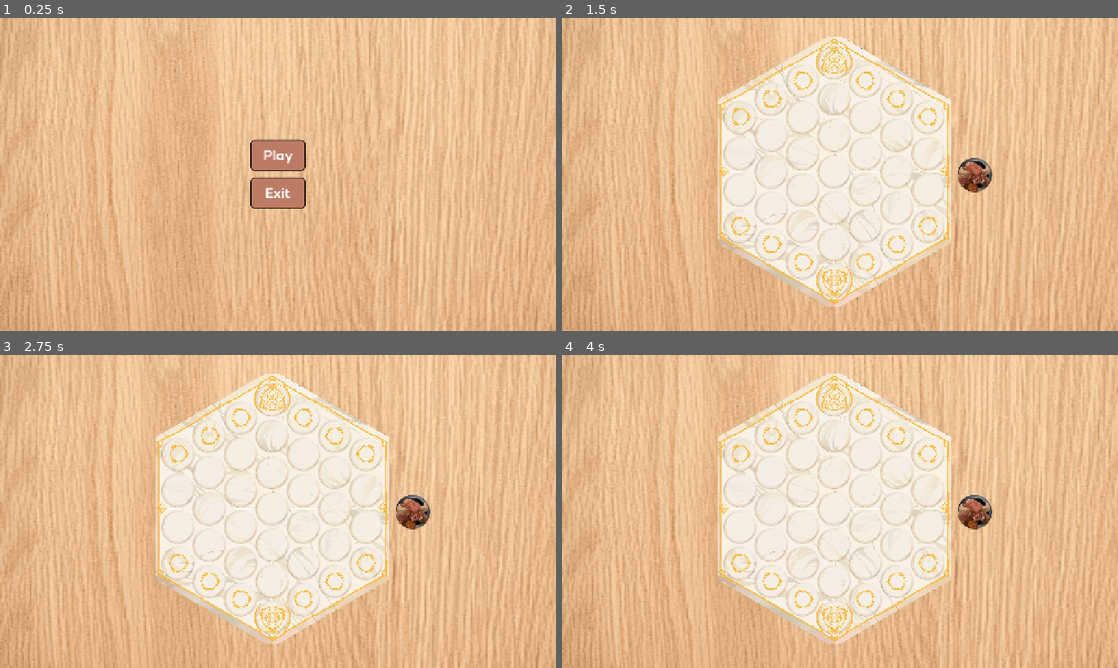
Above: before the commit, frames 1-4 (two rows, left to right).
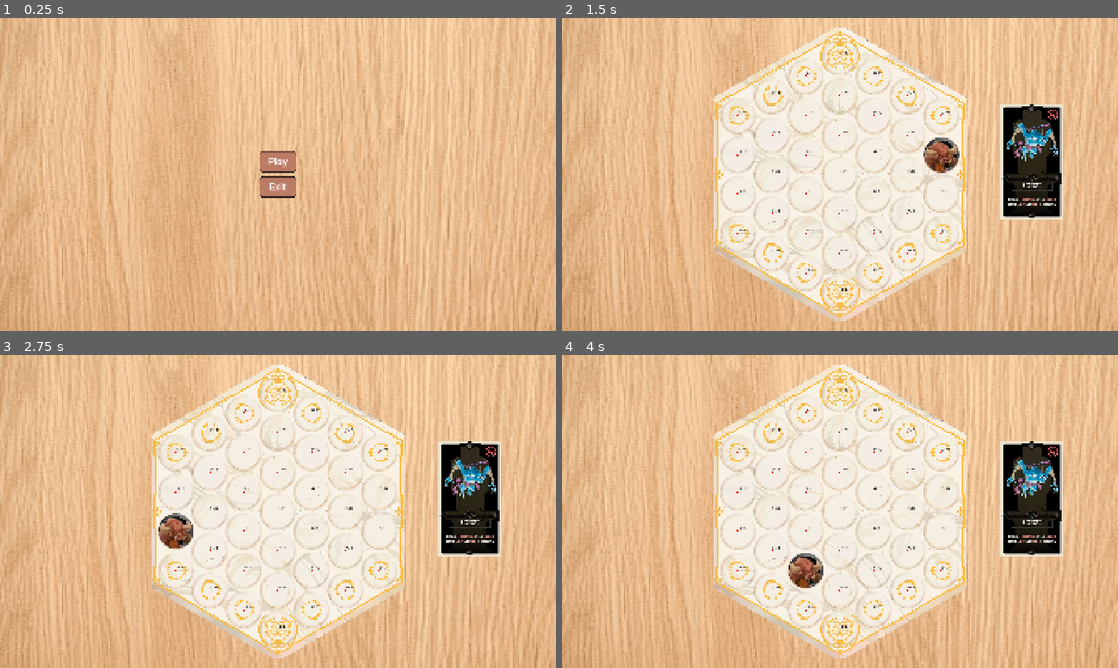
Above: after the commit, the same moments.

Repository: jecongg/proyek-ai
Game: Godot game, scene res://MainMenu.tscn
The game is run twice, just before and just after one commit, with the same random seed, the same clock (stepped at 60 frames per second) and the same inputs.
Inputs (mouse positions are in pixels of both pictures, inside the frame that each line leads up to):
- Up to frame 1 (0.25 s): no input
- Up to frame 2 (1.5 s): click "Play" at 0.5 s; tap Enter at 1.25 s; move the mouse to (962, 158) at 1.27 s; click (962, 158) at 1.42 s
- Up to frame 3 (2.75 s): tap Space at 2 s; move the mouse to (166, 527) at 2.02 s; click (166, 527) at 2.17 s
- Up to frame 4 (4 s): tap Enter at 2.75 s; move the mouse to (895, 442) at 2.77 s; click (895, 442) at 2.92 s; tap Space at 3.5 s; move the mouse to (812, 574) at 3.52 s; click (812, 574) at 3.67 s

The runs differ from the first frame. In frame 1, 1.9% of the frame differs, in the area x 0-99%, y 0-100%; in frame 2, 20%; in frame 3, 20%, in the area x 0-100%, y 0-100%; in frame 4, 20%.

Commit message:
Add grid manager layout and click event

Diff:
--- /dev/null
+++ b/GridManager.gd
@@ -0,0 +1,112 @@
+extends Node2D
+
+# --- KONFIGURASI ---
+# Angka Kalibrasi Final Kamu
+@export var hex_size : float = 268.5
+@export var y_stretch : float = 268.5
+@export var grid_offset : Vector2 = Vector2(-2, -1)
+
+# --- DATA GRID ---
+# Dictionary untuk menyimpan tile yang valid
+# Key: Vector2i(q, r) -> Koordinat
+# Value: null (atau nanti bisa diisi data Unit)
+var valid_tiles = {}
+
+# Reference Unit (Testing)
+@export var test_unit : Sprite2D
+
+func _ready():
+	setup_board_map()
+	queue_redraw()
+
+# --- FUNGSI 1: MENDAFTARKAN TILE VALID ---
+func setup_board_map():
+	valid_tiles.clear()
+
+	# --- SISI KANAN (Tetap) ---
+	add_column(3, -6, -3)
+	add_column(2, -5, -1)
+	add_column(1, -4, 1)
+	add_column(0, -3, 3) # Tengah
+
+	# --- SISI KIRI (DIREVISI) ---
+
+	# Kolom -1:
+	# Tadi mulai dari -2 (salah), sekarang mulai dari -1 (benar)
+	# Range: (-1, -1) sampai (-1, 4)
+	add_column(-1, -1, 4)
+
+	# Kolom -2:
+	# Tadi mulai dari 0 (salah), sekarang mulai dari 1 (benar)
+	# Range: (-2, 1) sampai (-2, 5)
+	add_column(-2, 1, 5)
+
+	# Kolom -3 (Tetap)
+	add_column(-3, 3, 6)
+
+	print("Total Tile Valid: ", valid_tiles.size())
+
+# Helper function biar nulisnya pendek
+func add_column(q, r_start, r_end):
+	for r in range(r_start, r_end + 1): # +1 biar angka terakhir masuk
+		valid_tiles[Vector2i(q, r)] = true
+
+# --- FUNGSI 2: GAMBAR VISUAL ---
+func _draw():
+	# Sekarang kita HANYA menggambar jika koordinat ada di dalam 'valid_tiles'
+	# Loop manual range besar (untuk scanning), atau loop dictionary-nya langsung.
+
+	# Cara Efisien: Loop langsung isi dictionary valid_tiles
+	for hex in valid_tiles.keys():
+		var pixel_pos = hex_to_pixel(hex)
+
+		# Gambar Titik Merah (Visualisasi Tile Valid)
+		draw_circle(pixel_pos, 5, Color.RED)
+
+		# Gambar Koordinat (Opsional, matikan kalau sudah hafal)
+		draw_string(ThemeDB.fallback_font, pixel_pos + Vector2(0, -15), str(hex), HORIZONTAL_ALIGNMENT_CENTER, -1, 20, Color.BLACK)
+
+# --- FUNGSI 3: INTERAKSI ---
+func _unhandled_input(event):
+	if event is InputEventMouseButton and event.pressed and event.button_index == MOUSE_BUTTON_LEFT:
+		var local_mouse = get_local_mouse_position()
+		var hex_coord = pixel_to_hex(local_mouse)
+
+		# CEK APAKAH KLIK DI TILE VALID?
+		if valid_tiles.has(hex_coord):
+			print("Gerak ke: ", hex_coord)
+			var center_pos = hex_to_pixel(hex_coord)
+
+			if test_unit:
+				# Animasi gerak halus (Tween) biar terlihat pro
+				var tween = create_tween()
+				tween.tween_property(test_unit, "position", center_pos, 0.15)
+		else:
+			print("DILARANG! Itu luar area papan.")
+
+# --- RUMUS MATEMATIKA (JANGAN DIUBAH LAGI) ---
+func hex_to_pixel(hex: Vector2i) -> Vector2:
+	var x = hex_size * sqrt(3) * (hex.x + hex.y / 2.0)
+	var y = (hex_size * 3.0 / 2.0 * hex.y) * y_stretch
+	return Vector2(x, y) + grid_offset
+
+func pixel_to_hex(local_pos: Vector2) -> Vector2i:
+	local_pos -= grid_offset
+	var adjusted_y = local_pos.y / y_stretch
+	var q = (sqrt(3)/3 * local_pos.x - 1.0/3 * adjusted_y) / hex_size
+	var r = (2.0/3 * adjusted_y) / hex_size
+	return hex_round(Vector2(q, r))
+
+func hex_round(hex: Vector2) -> Vector2i:
+	var s = -hex.x - hex.y
+	var q = round(hex.x)
+	var r = round(hex.y)
+	var s_round = round(s)
+	var q_diff = abs(q - hex.x)
+	var r_diff = abs(r - hex.y)
+	var s_diff = abs(s_round - s)
+	if q_diff > r_diff and q_diff > s_diff:
+		q = -r - s_round
+	elif r_diff > s_diff:
+		r = -q - s_round
+	return Vector2i(q, r)
--- a/MainMenu.tscn
+++ b/MainMenu.tscn
@@ -39,24 +39,30 @@
 
 [node name="MainMenu" type="Control"]
 layout_mode = 3
-anchors_preset = 0
-offset_right = 40.0
-offset_bottom = 40.0
+anchors_preset = 15
+anchor_right = 1.0
+anchor_bottom = 1.0
+grow_horizontal = 2
+grow_vertical = 2
+size_flags_horizontal = 3
+size_flags_vertical = 3
 script = ExtResource("1_73j7d")
 
 [node name="BackgroundKayu" type="TextureRect" parent="."]
 layout_mode = 1
-offset_right = 1280.0
-offset_bottom = 720.0
+anchors_preset = 15
+anchor_right = 1.0
+anchor_bottom = 1.0
+grow_horizontal = 2
+grow_vertical = 2
 texture = ExtResource("2_eiy7p")
+expand_mode = 1
 
 [node name="CenterContainer" type="CenterContainer" parent="."]
 layout_mode = 1
 anchors_preset = 15
 anchor_right = 1.0
 anchor_bottom = 1.0
-offset_right = 1240.0
-offset_bottom = 680.0
 grow_horizontal = 2
 grow_vertical = 2
 
--- a/game_panel.gd
+++ b/game_panel.gd
@@ -1,13 +1,8 @@
 extends Node2D
 
-# Variabel untuk menyimpan state permainan
-var board_state = [[null, null, null], [null, null, null], [null, null, null]]
-var current_turn = "X"
-var game_over = false
+func _ready():
+	# 1. Ambil ukuran layar HP pemain saat ini
+	var screen_size = get_viewport_rect().size
 
-# Tekstur untuk X dan O yang akan kita muat dari file aset
-var texture_x = preload("res://assets/x.png")
-var texture_o = preload("res://assets/o.png")
-
-#func _ready():
-	#start_new_game()
+	# 2. Pindahkan posisi Board tepat ke titik tengah layar
+	$Board.position = screen_size / 2
--- a/game_panel.tscn
+++ b/game_panel.tscn
@@ -1,26 +1,46 @@
-[gd_scene load_steps=5 format=3 uid="uid://cm5ya8tsoxxkl"]
+[gd_scene load_steps=7 format=3 uid="uid://cm5ya8tsoxxkl"]
 
 [ext_resource type="Script" uid="uid://cabrkns58ax8y" path="res://game_panel.gd" id="1_d5y5s"]
 [ext_resource type="Texture2D" uid="uid://b2wdjbv73j8l" path="res://assets/background.png" id="2_d5y5s"]
 [ext_resource type="Texture2D" uid="uid://b6btwswcurfbx" path="res://assets/board.png" id="3_3m864"]
 [ext_resource type="Texture2D" uid="uid://di1n6lesqn4uh" path="res://assets/sprite.png" id="4_5mqs8"]
+[ext_resource type="Script" uid="uid://yhgnre2adtie" path="res://GridManager.gd" id="4_jhmo0"]
+[ext_resource type="Texture2D" uid="uid://51slep6a8ejb" path="res://assets/Cards.webp" id="6_jhmo0"]
 
 [node name="GamePanel" type="Node2D"]
 script = ExtResource("1_d5y5s")
 
-[node name="BoardBg" type="Sprite2D" parent="."]
-position = Vector2(642.25, 358.37503)
-scale = Vector2(3.5624998, 2.1402075)
+[node name="BackgroundLayer" type="CanvasLayer" parent="."]
+layer = -1
+
+[node name="BackgroundKayu" type="TextureRect" parent="BackgroundLayer"]
+anchors_preset = 15
+anchor_right = 1.0
+anchor_bottom = 1.0
+grow_horizontal = 2
+grow_vertical = 2
 texture = ExtResource("2_d5y5s")
+expand_mode = 1
 
-[node name="Board" type="Sprite2D" parent="."]
-position = Vector2(627, 353)
-scale = Vector2(0.31062356, 0.31062353)
+[node name="Board" type="Sprite2D" parent="." node_paths=PackedStringArray("test_unit")]
+position = Vector2(794, 545.8406)
+scale = Vector2(0.50346416, 0.50346416)
 texture = ExtResource("3_3m864")
+script = ExtResource("4_jhmo0")
+y_stretch = 0.335
+grid_offset = Vector2(-2, 0)
+test_unit = NodePath("Sprite2D")
 
-[node name="Sprite2D" type="Sprite2D" parent="."]
-position = Vector2(950, 361)
+[node name="Sprite2D" type="Sprite2D" parent="Board"]
+position = Vector2(697.80597, -134.11142)
+scale = Vector2(3.0512512, 3.0512514)
 texture = ExtResource("4_5mqs8")
 hframes = 20
 vframes = 2
 frame = 25
+
+[node name="Cards2" type="Sprite2D" parent="."]
+position = Vector2(1623, 497)
+texture = ExtResource("6_jhmo0")
+hframes = 9
+vframes = 3
--- a/project.godot
+++ b/project.godot
@@ -17,9 +17,10 @@
 
 [display]
 
-window/size/viewport_width=1280
-window/size/viewport_height=720
+window/size/viewport_width=1920
+window/size/viewport_height=1080
 window/stretch/mode="canvas_items"
+window/stretch/aspect="expand"
 
 [dotnet]
 
Not shown, added: GridManager.gd.uid
Binary file added: assets/Cards.webp
Not shown, added: assets/Cards.webp.import
Binary file added: assets/cards.png
Not shown, added: assets/cards.png.import
